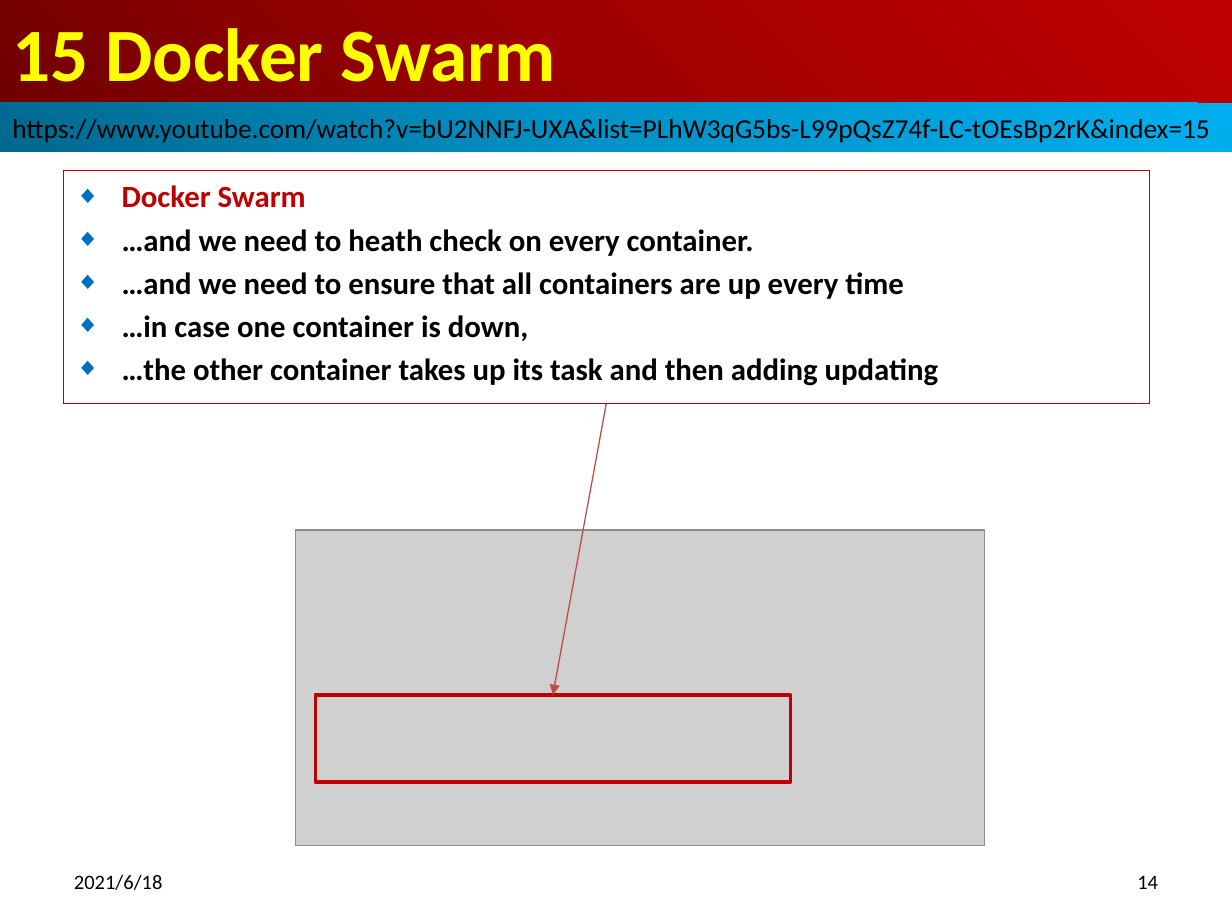
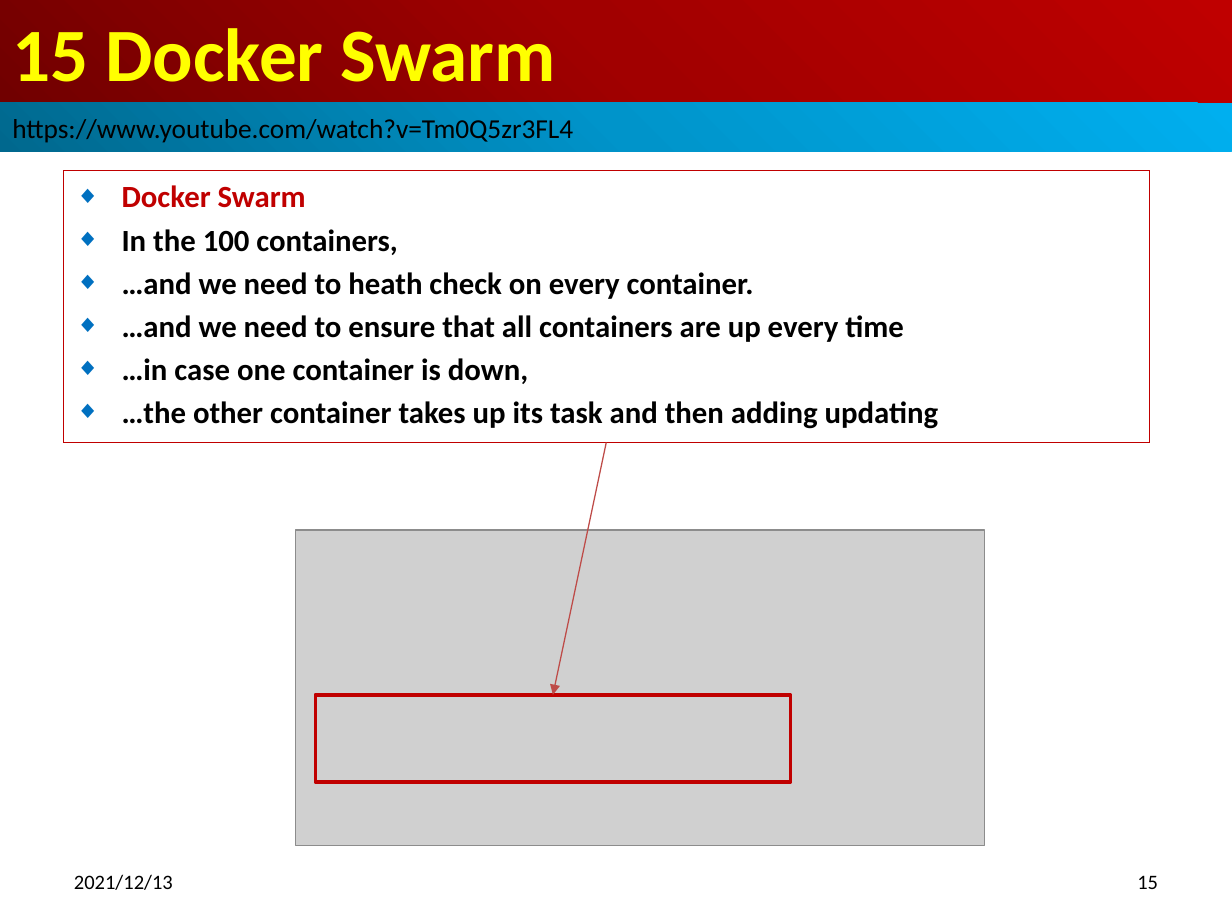
Before and after one commit to peterhchen/800-Docker, a slide deck: slide 15 of 15_DockerSwarm.pptx (slide 14 before the commit). Drawn at 1232x924 pixels with LibreOffice and Linux fonts; fonts in the diff are those of the drawing; grey boxes stand for pictures. Boxes give left, top, right and bottom in pixels: in the first picture for what was removed or moved away, otherwise in the second. Text is boxed around its words. In the diff, an @@ line names an element or a change of style, - is before the commit and + after.

```diff
--- a/15_DockerSwarm.pptx
+++ b/15_DockerSwarm.pptx
@@ text in rectangle at [12,119,573,143]: text changed @@
-https://www.youtube.com/watch?v=bU2NNFJ-UXA&list=PLhW3qG5bs-L99pQsZ74f-LC-tOEsBp2rK&index=15
+https://www.youtube.com/watch?v=Tm0Q5zr3FL4
@@ subtitle "Docker Swarm": place and size @@
-subtitle "Docker Swarm" at [63,171,1149,404]
+subtitle "Docker Swarm" at [63,171,1149,442]
@@ subtitle at [122,229,397,255]: paragraph added @@
+◆ In the 100 containers,
@@ arrow moved from (606, 404) - (553, 695) to (606, 442) - (553, 695) @@
@@ text at [74,874,173,890]: text changed @@
-2021/6/18
+2021/12/13
@@ page number at [1137,875,1158,889]: text changed @@
-14
+15
```
Also in this commit, not shown: 17 other slides changed, 21 slides added, 10 slides removed, 2 other files.
